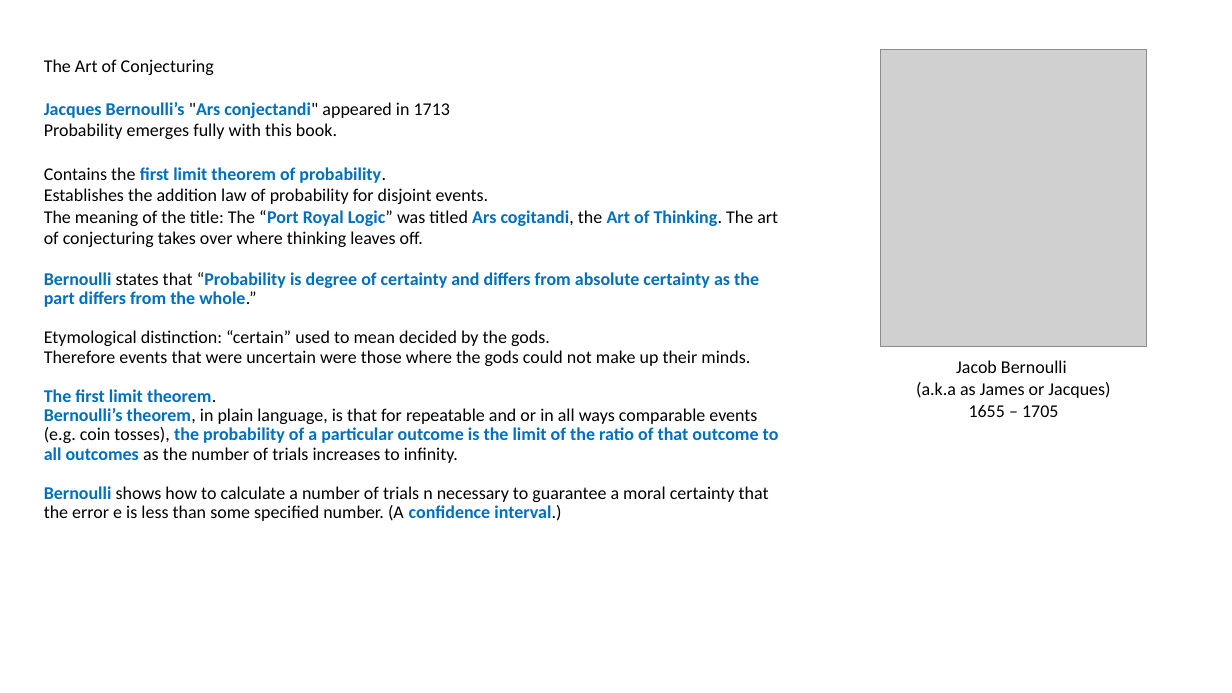
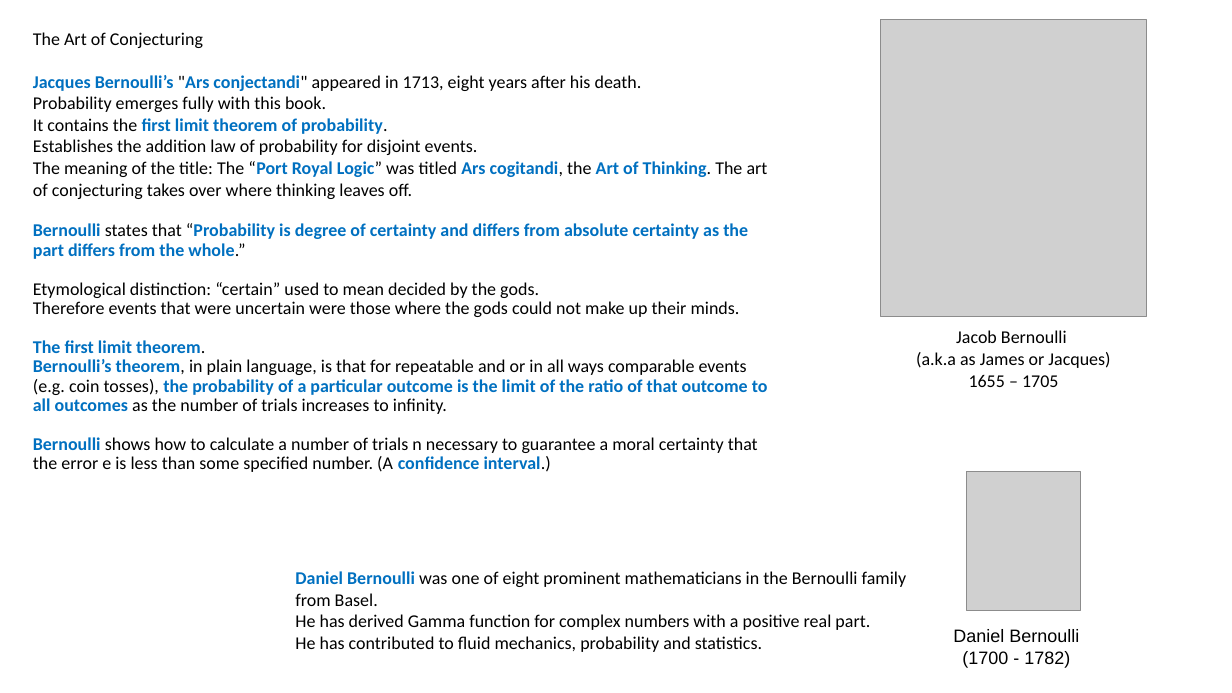
Before and after one commit to lselector/ml_ai_doc, a slide deck: slide 8 of statistics_09_History.pptx. Drawn at 1232x693 pixels with LibreOffice and Linux fonts; fonts in the diff are those of the drawing; grey boxes stand for pictures. Boxes give left, top, right and bottom in pixels: in the first picture for what was removed or moved away, otherwise in the second. Text is boxed around its words. In the diff, an @@ line names an element or a change of style, - is before the commit and + after.

Commit message:
Updated Bernoulli distribution in two files

```diff
--- a/statistics_09_History.pptx
+++ b/statistics_09_History.pptx
@@ text "The Art of Conjecturing" moved from (x1=44, y1=59, x2=779, y2=521) to (x1=33, y1=32, x2=768, y2=472) @@
@@ picture moved from (x1=881, y1=50, x2=1147, y2=347) to (x1=881, y1=19, x2=1147, y2=316) @@
@@ text at (x1=33, y1=75, x2=642, y2=91): text changed; text colour #0070C0 to #000000; bold off @@
-Jacques Bernoulli’s "Ars conjectandi" appeared in 1713
+Jacques Bernoulli’s "Ars conjectandi" appeared in 1713, eight years after his death.
@@ text at (x1=33, y1=118, x2=388, y2=134): text changed @@
-Contains the first limit theorem of probability.
+It contains the first limit theorem of probability.
@@ text "Jacob Bernoulli (a.k.a as James ..." moved from (x1=916, y1=360, x2=1110, y2=417) to (x1=916, y1=330, x2=1110, y2=387) @@
@@ picture added at (x1=967, y1=471, x2=1081, y2=610) @@
@@ text added at (x1=295, y1=571, x2=907, y2=652), 14 pt, text #000000 @@
+Daniel Bernoulli was one of eight prominent mathematicians in the Bernoulli family from Basel.
+He has derived Gamma function for complex numbers with a positive real part.
+He has contributed to fluid mechanics, probability and statistics.
@@ text added at (x1=953, y1=629, x2=1079, y2=668), 14 pt, text #000000 @@
+Daniel Bernoulli
+(1700 - 1782)
```
Also in this commit, not shown: 2 other files.
